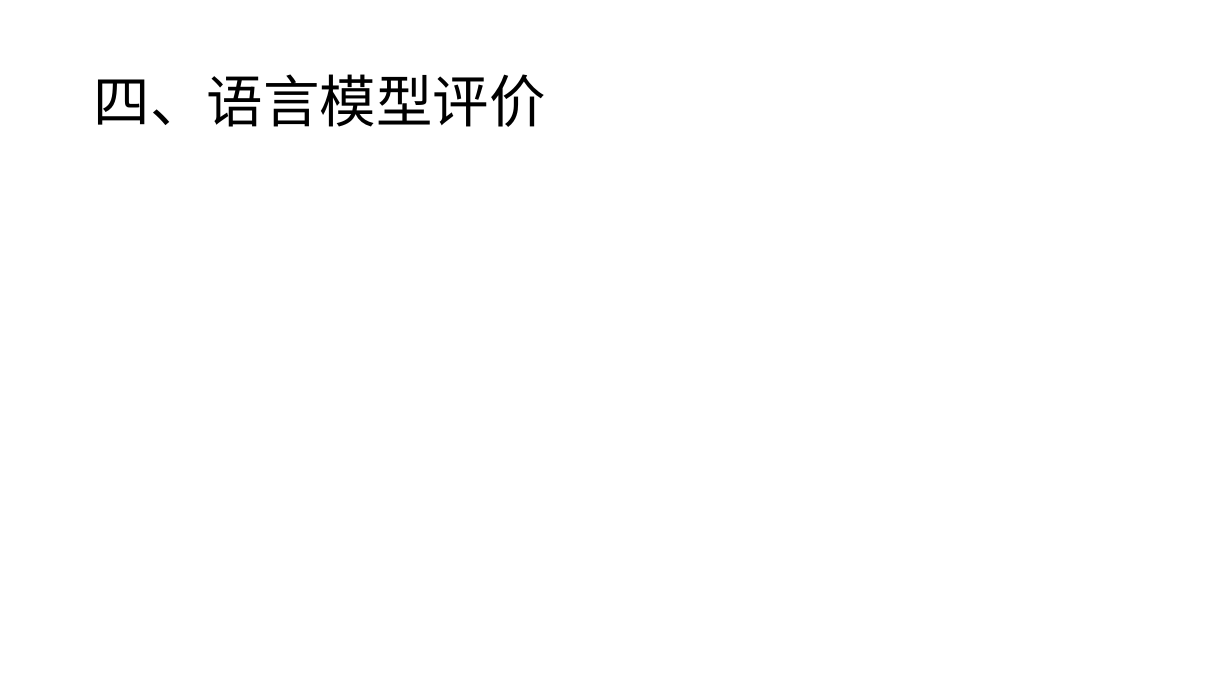
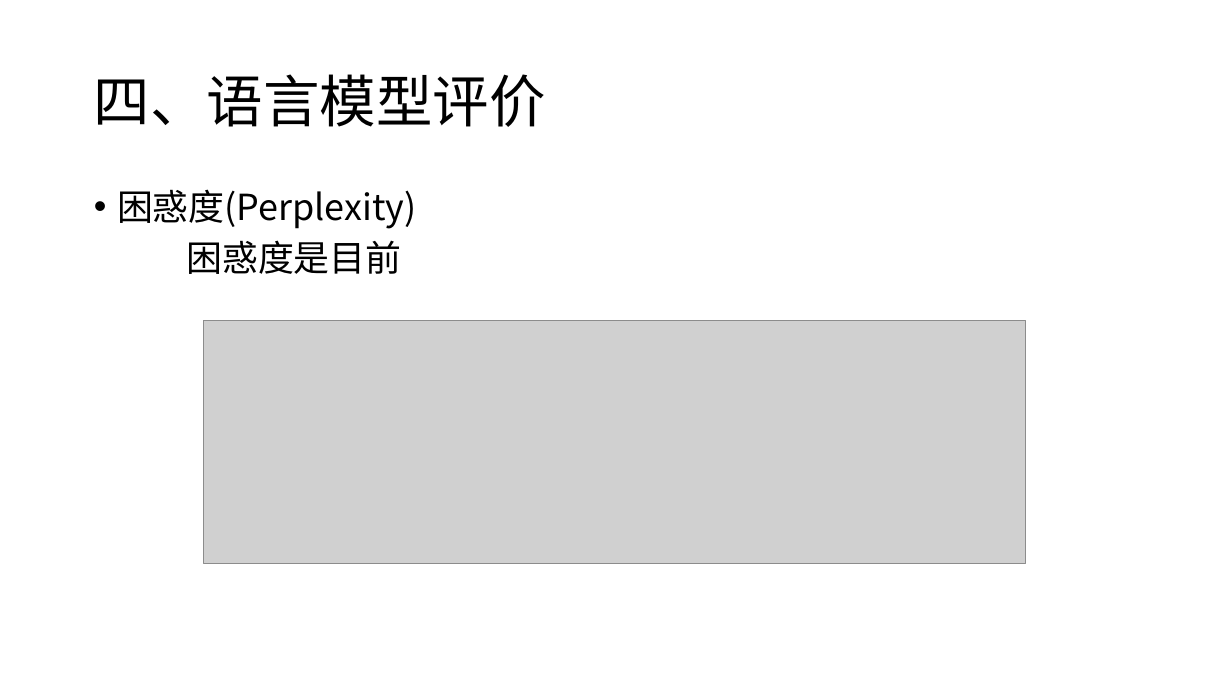
Before and after one commit to charlesXu86/Chatbot_CN, a slide deck: slide 37 of Chatbot_Doc/课程/NLP-4-语言模型.pptx (slide 22 before the commit). Drawn at 1232x693 pixels with LibreOffice and Linux fonts; fonts in the diff are those of the drawing; grey boxes stand for pictures. Boxes give left, top, right and bottom in pixels: in the first picture for what was removed or moved away, otherwise in the second. Text is boxed around its words. In the diff, an @@ line names an element or a change of style, - is before the commit and + after.

```diff
--- a/Chatbot_Doc/课程/NLP-4-语言模型.pptx
+++ b/Chatbot_Doc/课程/NLP-4-语言模型.pptx
@@ text added at (x1=117, y1=189, x2=416, y2=274), 28 pt, text #000000 @@
+• 困惑度(Perplexity)
+困惑度是目前
@@ picture added at (x1=203, y1=320, x2=1026, y2=563) @@
```
Also in this commit, not shown: 6 other slides changed, 26 slides added, 2 other files.
